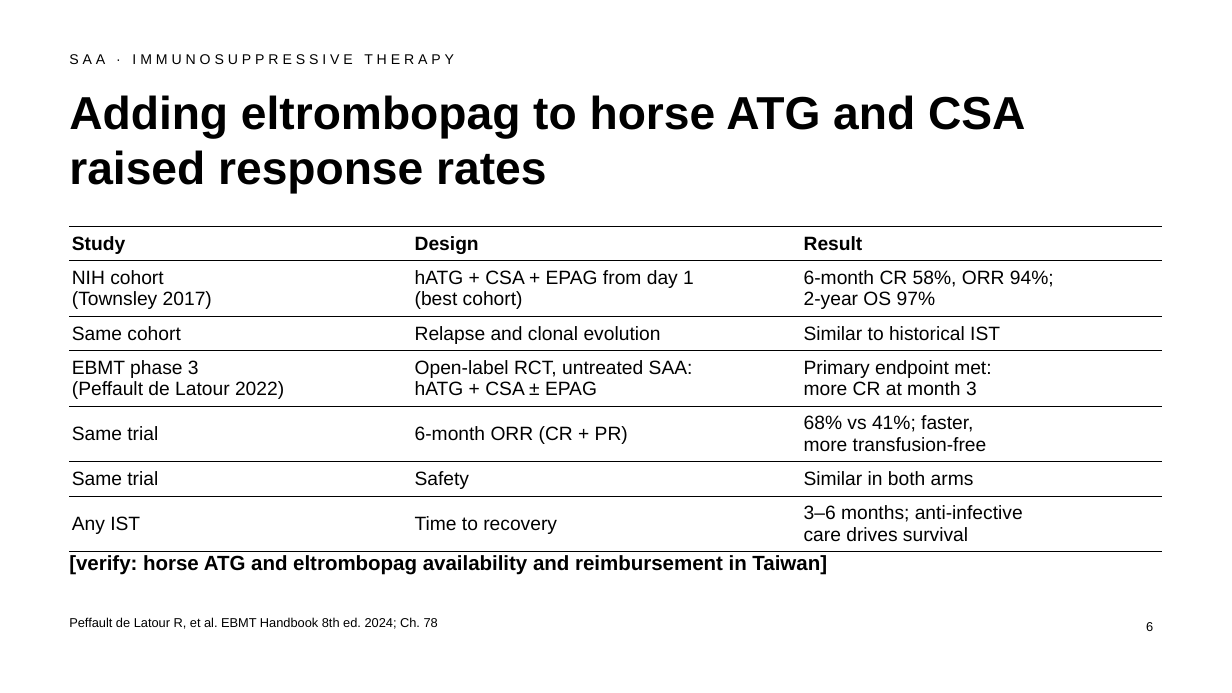
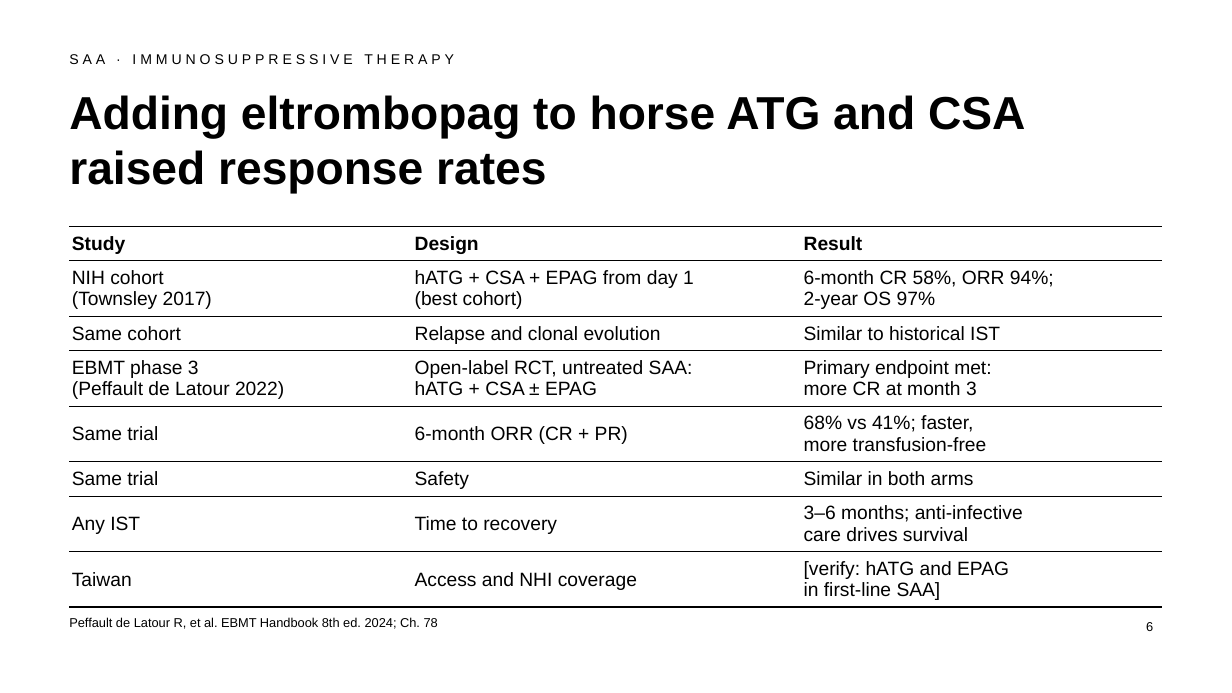
Before and after one commit to htlin222/ebmt-handbook-skill, a slide deck: slide 6 of slides/decks/s25-aplastic-anaemia-ibmfs.pptx. Drawn at 1232x693 pixels with LibreOffice and Linux fonts; fonts in the diff are those of the drawing. Boxes give left, top, right and bottom in pixels: in the first picture for what was removed or moved away, otherwise in the second. Text is boxed around its words. In the diff, an @@ line names an element or a change of style, - is before the commit and + after.

```diff
--- a/slides/decks/s25-aplastic-anaemia-ibmfs.pptx
+++ b/slides/decks/s25-aplastic-anaemia-ibmfs.pptx
@@ table at box(69, 226, 1163, 604) @@
+row 8: Taiwan | Access and NHI coverage | [verify: hATG and EPAG / in first-line SAA]
@@ text removed at box(69, 555, 827, 575) @@
-[verify: horse ATG and eltrombopag availability and reimbursement in Taiwan]
```
Also in this commit, not shown: 5 other slides changed, 2 slides removed, 22 other files.
